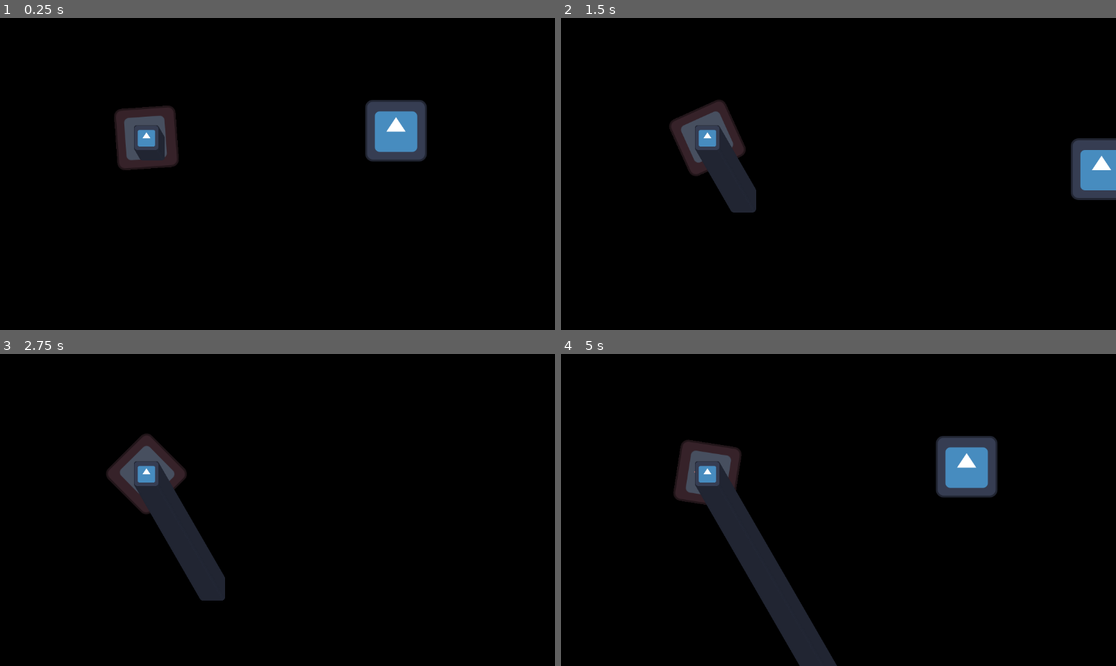
Above: before the commit, frames 1-4 (two rows, left to right).
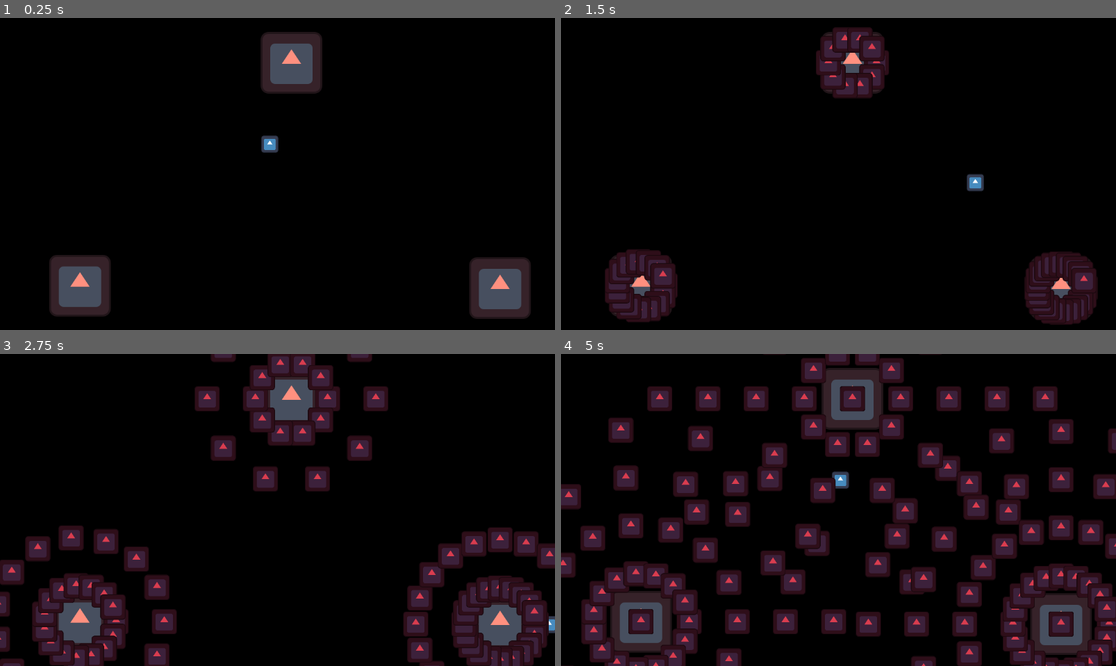
Above: after the commit, the same moments.

Repository: inthecrowsnest/BrainlessGameJam
Game: Godot game, scene res://scenes/bullet_hell_demo.tscn
The game is run twice, just before and just after one commit, with the same random seed, the same clock (stepped at 60 frames per second) and the same inputs. The project has no main scene, so this scene is started directly. The engine's default icon, where the game draws it, is replaced by a stand-in: a white triangle on a blue panel in a dark square.
Inputs:
- Up to frame 1 (0.25 s): no input
- Up to frame 2 (1.5 s): tap Enter (ui_accept) at 0.5, 0.77 s; hold D (right) 0.53-1.28 s; hold S (down) from 1.28 s (still down)
- Up to frame 3 (2.75 s): tap Enter (ui_accept) at 1.52 s; release S (down) at 2.03 s; hold D (right) from 2.03 s (still down)
- Up to frame 4 (5 s): release D (right) at 2.78 s; hold W (up) 2.78-3.53 s; tap Enter (ui_accept) at 3.02, 3.77, 4.52 s; hold A (left) from 3.53 s (still down)

The runs differ from the first frame. In frame 1, 11% of the frame differs, in the area x 8-96%, y 4-97%; in frame 2, 13%; in frame 3, 26%; in frame 4, 42%, in the area x 0-100%, y 0-100%.

Commit message:
You can change the values of bullet_per_shot in the inspector for each enemy under the enemyDataFile property

Diff:
--- a/brainless-game-jam/scenes/bullet.tscn
+++ b/brainless-game-jam/scenes/bullet.tscn
@@ -13,6 +13,7 @@
 BulletDataFile = ExtResource("2_l5glv")
 
 [node name="Sprite2D" type="Sprite2D" parent="."]
+self_modulate = Color(0.8488253, 0.23920968, 0.3111915, 1)
 texture = ExtResource("1_mkf8s")
 
 [node name="CollisionShape2D" type="CollisionShape2D" parent="."]
--- a/brainless-game-jam/scenes/bullet_hell_demo.tscn
+++ b/brainless-game-jam/scenes/bullet_hell_demo.tscn
@@ -1,19 +1,30 @@
-[gd_scene load_steps=4 format=3 uid="uid://82yi2qk3yblx"]
+[gd_scene load_steps=6 format=3 uid="uid://82yi2qk3yblx"]
 
 [ext_resource type="PackedScene" uid="uid://crs7ia6pep5lq" path="res://scenes/enemy.tscn" id="1_arcc2"]
 [ext_resource type="PackedScene" uid="uid://cgbxshykbgxn8" path="res://scenes/player.tscn" id="1_klrle"]
 [ext_resource type="Resource" uid="uid://6yawc3e7ikv8" path="res://scripts/bullet_hell/bullet_resources/test_enemy.tres" id="3_ml0hh"]
+[ext_resource type="Resource" uid="uid://dnpt16v14ncyy" path="res://scripts/bullet_hell/bullet_resources/test_enemy2.tres" id="4_uknch"]
+[ext_resource type="Resource" uid="uid://cq2j67c8e7h5s" path="res://scripts/bullet_hell/bullet_resources/testenemy3.tres" id="5_dndny"]
 
 [node name="bullet_hell_demo" type="Node"]
 
 [node name="GameplayWorld" type="Node2D" parent="."]
 
 [node name="Player" parent="GameplayWorld" instance=ExtResource("1_klrle")]
-position = Vector2(822, 234)
+position = Vector2(560.0001, 262)
+scale = Vector2(0.274545, 0.274545)
 
 [node name="Enemy" parent="GameplayWorld" instance=ExtResource("1_arcc2")]
-position = Vector2(304, 249)
+position = Vector2(605, 93)
 EnemyDataFile = ExtResource("3_ml0hh")
+
+[node name="Enemy2" parent="GameplayWorld" instance=ExtResource("1_arcc2")]
+position = Vector2(1038, 561)
+EnemyDataFile = ExtResource("4_uknch")
+
+[node name="Enemy3" parent="GameplayWorld" instance=ExtResource("1_arcc2")]
+position = Vector2(166, 556)
+EnemyDataFile = ExtResource("5_dndny")
 
 [node name="UI" type="Control" parent="."]
 z_index = -1
--- a/brainless-game-jam/scripts/bullet_hell/bullet.gd
+++ b/brainless-game-jam/scripts/bullet_hell/bullet.gd
@@ -2,7 +2,7 @@
 
 var speed = 100
 var direction := 60
-var duration = 5
+var duration = 10
 var velocity : Vector2 = Vector2(1,0)
 # Called when the node enters the scene tree for the first time.
 func _ready() -> void:
--- a/brainless-game-jam/scripts/bullet_hell/bullet_resources/test_enemy.tres
+++ b/brainless-game-jam/scripts/bullet_hell/bullet_resources/test_enemy.tres
@@ -6,4 +6,5 @@
 script = ExtResource("1_gvad8")
 id = "test"
 name = "Ugly enemy"
+bullets_per_shot = 10
 metadata/_custom_type_script = "uid://6jlwahgys00h"
--- /dev/null
+++ b/brainless-game-jam/scripts/bullet_hell/bullet_resources/test_enemy2.tres
@@ -0,0 +1,10 @@
+[gd_resource type="Resource" script_class="EnemyData" load_steps=2 format=3 uid="uid://dnpt16v14ncyy"]
+
+[ext_resource type="Script" uid="uid://6jlwahgys00h" path="res://scripts/bullet_hell/classes/EnemyDataClass.gd" id="1_0jxe5"]
+
+[resource]
+script = ExtResource("1_0jxe5")
+id = "test2"
+name = "Ugly Godot 2"
+bullets_per_shot = 20
+metadata/_custom_type_script = "uid://6jlwahgys00h"
--- /dev/null
+++ b/brainless-game-jam/scripts/bullet_hell/bullet_resources/testenemy3.tres
@@ -0,0 +1,10 @@
+[gd_resource type="Resource" script_class="EnemyData" load_steps=2 format=3 uid="uid://cq2j67c8e7h5s"]
+
+[ext_resource type="Script" uid="uid://6jlwahgys00h" path="res://scripts/bullet_hell/classes/EnemyDataClass.gd" id="1_w726w"]
+
+[resource]
+script = ExtResource("1_w726w")
+id = "test3"
+name = "Ugly Godot girl"
+bullets_per_shot = 15
+metadata/_custom_type_script = "uid://6jlwahgys00h"
--- a/brainless-game-jam/scripts/bullet_hell/classes/EnemyBaseClass.gd
+++ b/brainless-game-jam/scripts/bullet_hell/classes/EnemyBaseClass.gd
@@ -15,10 +15,9 @@
 func setup_enemy_data(data):
 	EnemyDataFile = data
 
-func spawn_bullet(data):
+func spawn_bullet(data, i ):
 	var bullet_data = data
 	var spawnedBullet = bullet_file.instantiate()
 	spawnedBullet.setup_bullet_data(bullet_data)
-	spawnedBullet.velocity = Vector2(spawnedBullet.speed, 0).rotated(deg_to_rad(spawnedBullet.direction))
-	spawnedBullet.global_position = global_position  # Get parent global position to spawn bullet there
-	get_parent().add_child(spawnedBullet)
+	get_parent().get_node("Enemy").add_child(spawnedBullet)
+	spawnedBullet.global_position = global_position
--- a/brainless-game-jam/scripts/bullet_hell/classes/EnemyDataClass.gd
+++ b/brainless-game-jam/scripts/bullet_hell/classes/EnemyDataClass.gd
@@ -8,6 +8,7 @@
 @export var health : int = 100
 @export var speed : float = 30.0
 @export var texture : Texture # We can switch enemy sprites with this
+@export var bullets_per_shot := 1
 
 # We can attach a script to this variable to create various enemy types with different behaviours:
 @export var enemy_mechanics : Resource
--- a/brainless-game-jam/scripts/bullet_hell/enemy.gd
+++ b/brainless-game-jam/scripts/bullet_hell/enemy.gd
@@ -3,11 +3,21 @@
 
 
 func _ready() -> void:
-	setup_enemy_data(enemy_test_data) # When an enemy is instanced they will assign themselves data (for now)
-
+	#setup_enemy_data(enemy_test_data) # When an enemy is instanced they will assign themselves data (for now)
+	print(EnemyDataFile.name)
+	print(EnemyDataFile.bullets_per_shot)
+	for i in range(10):
+		await get_tree().create_timer(1).timeout
+		fire_circle()
 # In the future, a gameManager will do this instead
 
 
-func _process(delta: float) -> void:
-	spawn_bullet(bullet_test_data)
-	self.rotate(0.1)
+
+
+func fire_circle():
+	for i in EnemyDataFile.bullets_per_shot:
+		var spawnedBullet = bullet_file.instantiate()
+		get_parent().add_child(spawnedBullet)
+		spawnedBullet.global_position = global_position
+		var angle = TAU * i / EnemyDataFile.bullets_per_shot
+		spawnedBullet.velocity = Vector2.RIGHT.rotated(angle) * spawnedBullet.speed
